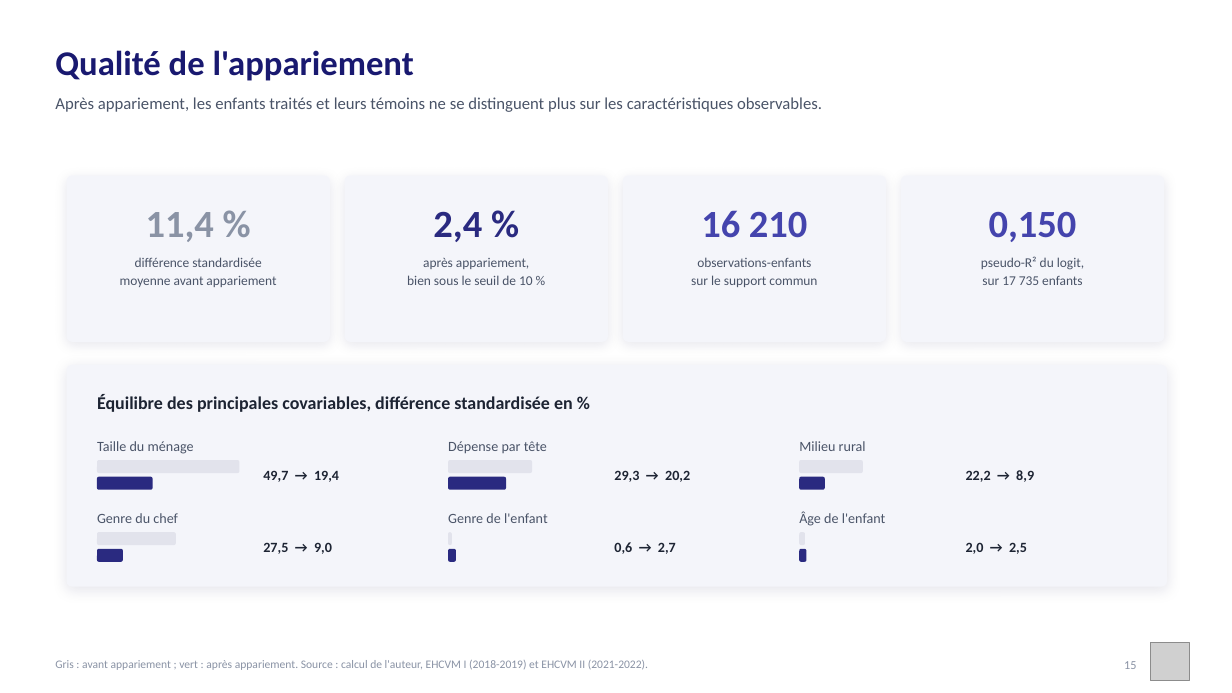
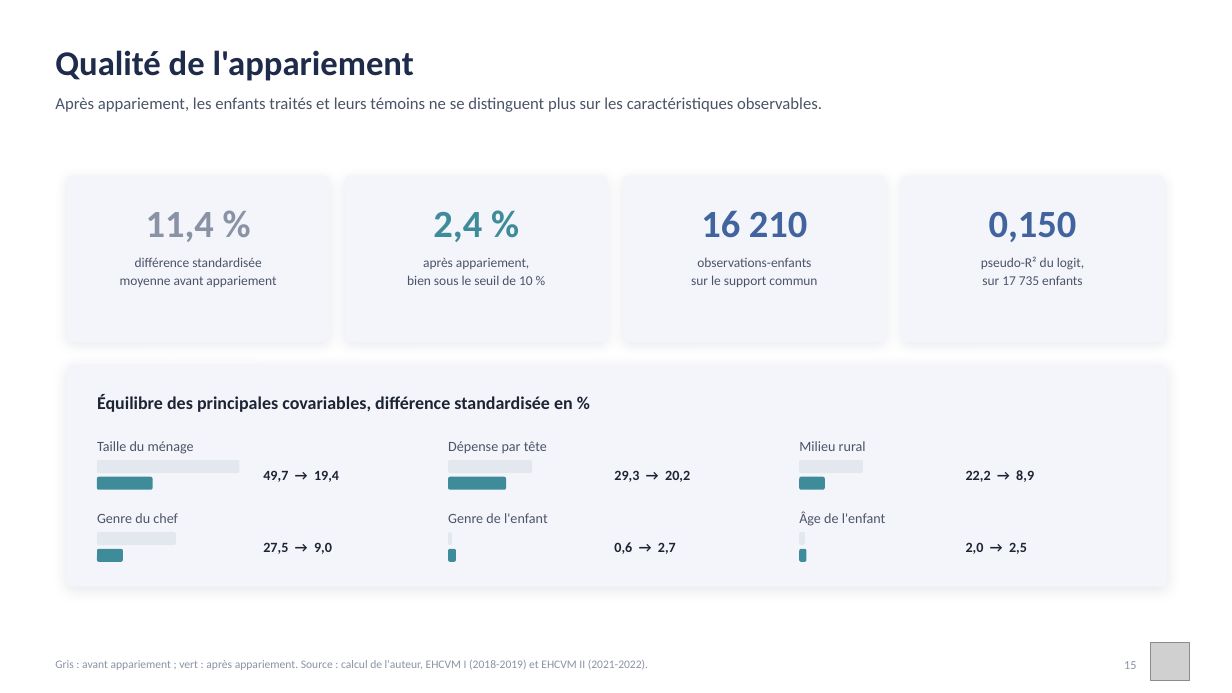
Before and after one commit to JODRAFF9/MEMOIRE, a slide deck: slide 15 of infographie/presentation_infographique.pptx. Drawn at 1232x693 pixels with LibreOffice and Linux fonts; fonts in the diff are those of the drawing; grey boxes stand for pictures. Boxes give left, top, right and bottom in pixels: in the first picture for what was removed or moved away, otherwise in the second. Text is boxed around its words. In the diff, an @@ line names an element or a change of style, - is before the commit and + after.

```diff
--- a/infographie/presentation_infographique.pptx
+++ b/infographie/presentation_infographique.pptx
@@ text "Qualité de l'appariement" at bbox=[55, 50, 414, 81]: text colour #191970 to #1E2B4A @@
@@ text "2,4 %" at bbox=[433, 212, 482, 242]: text colour #2A2A80 to #3E8C9A @@
@@ text "16 210" at bbox=[701, 210, 807, 238]: text colour #4444AD to #41639E @@
@@ text "0,150" at bbox=[989, 212, 1077, 242]: text colour #4444AD to #41639E @@
@@ shadow changed in 4 elements at bbox=[345, 176, 608, 342], bbox=[623, 176, 886, 342], bbox=[901, 176, 1165, 342], bbox=[67, 365, 1167, 587] @@
@@ fill #2A2A80 to #3E8C9A in 6 elements at bbox=[97, 477, 152, 490], bbox=[448, 477, 506, 490], bbox=[799, 477, 825, 490], bbox=[97, 549, 123, 562], bbox=[448, 549, 456, 562], bbox=[799, 549, 807, 562] @@
```
Also in this commit, not shown: 26 other slides changed, 2 other files.
